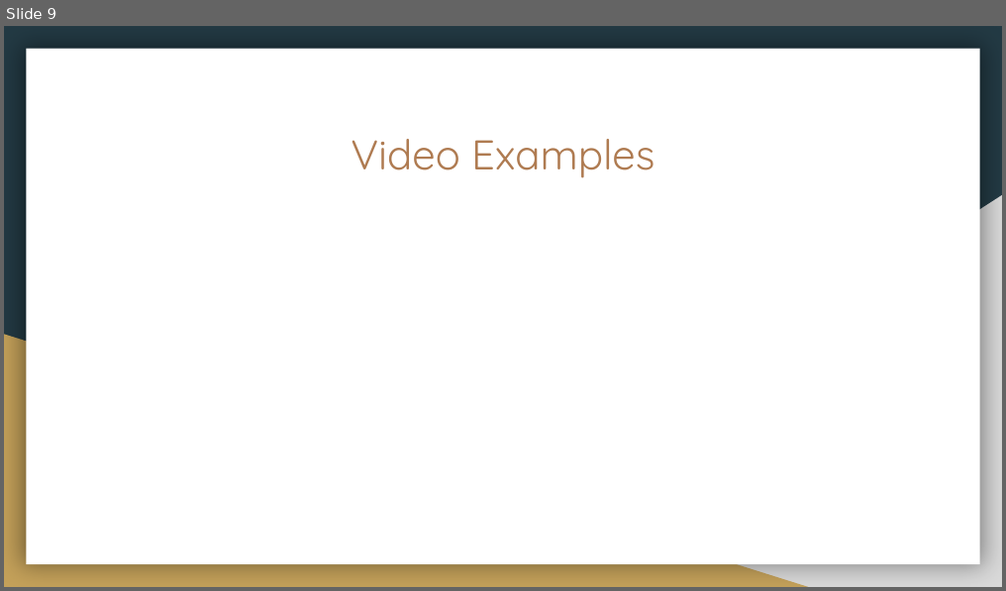
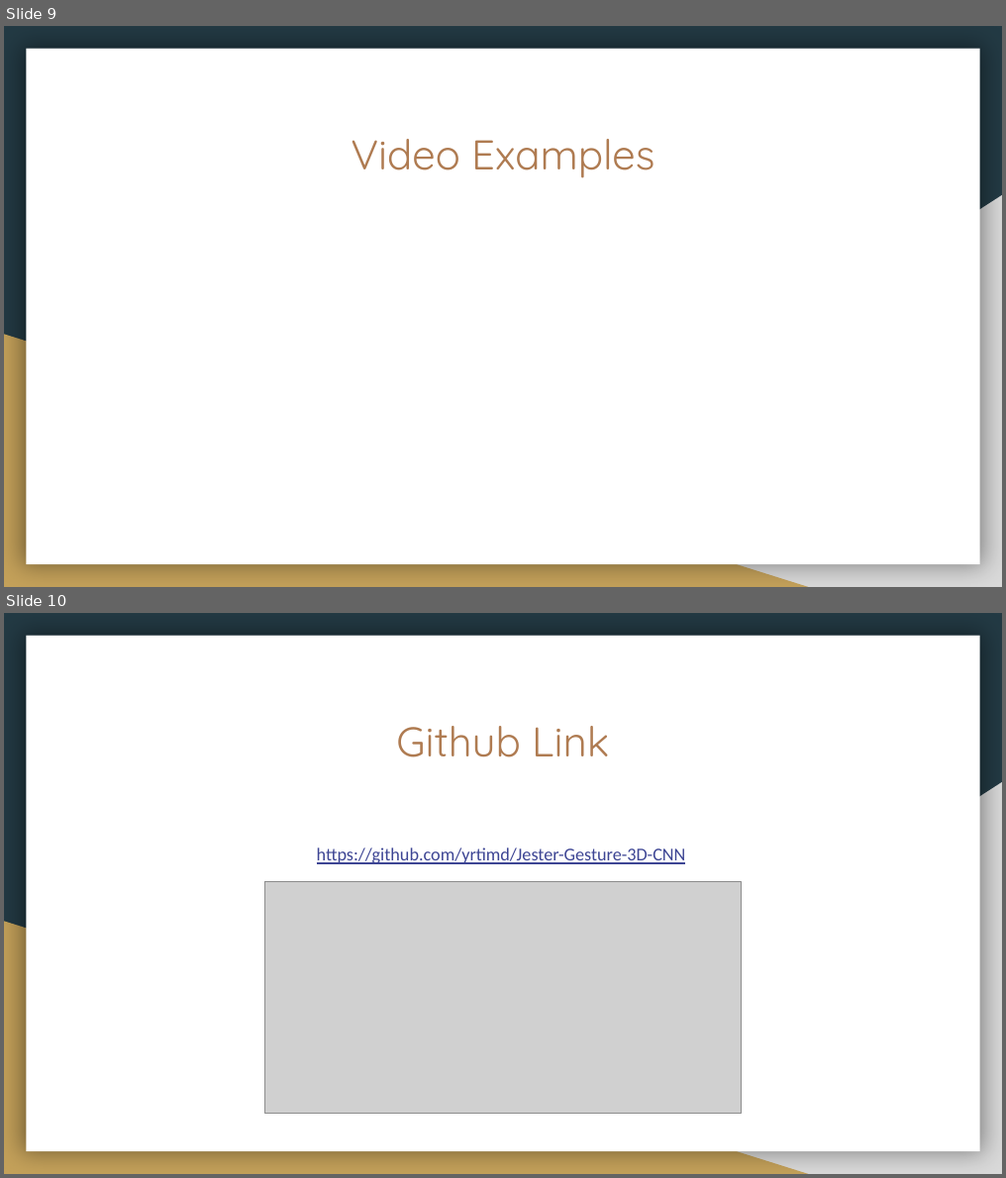
Before and after one commit to yrtimd/Jester-Gesture-3D-CNN, a slide deck: Presentation/cs523_presentation.pptx. Shown one above the other, each under a label of ours: slide 9 before the commit, slides 9 and 10 after it. The pictures are 1006x591 and 1006x1178 pixels, drawn with LibreOffice and Linux fonts; fonts in the diff are those of the drawing; grey boxes stand for pictures. Boxes give left, top, right and bottom in pixels: in the first picture for what was removed or moved away, otherwise in the second. Text is boxed around its words. In the diff, an @@ line names an element or a change of style, - is before the commit and + after.

```diff
--- a/Presentation/cs523_presentation.pptx
+++ b/Presentation/cs523_presentation.pptx
@@ slide 10 added at <box>4,613,1002,1174</box>, background #233A44; not listed: 3 template elements that a slide beside it also shows @@
@@ title added at <box>396,726,609,758</box>, 30 pt, text #AF7B51 @@
+Github Link
@@ text added at <box>317,848,686,864</box>, 13 pt, text #3D4594, underline @@
+https://github.com/yrtimd/Jester-Gesture-3D-CNN
@@ picture added at <box>264,881,741,1113</box> @@
```
Also in this commit, not shown: 2 slides changed, 2 other slides added, 2 slides removed, 2 other files.
